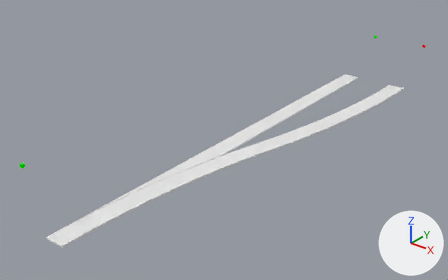
An edit to the Blender file railways3d/src/main/resources/Textures/blocks/dev-right-dev-green.blend, drawn before and after from the same camera.
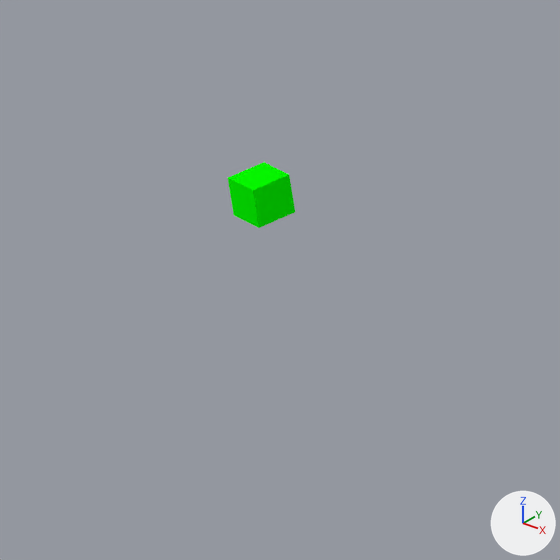
The first picture shows the older version from a 50 mm lens placed at (25.7, -16.7, 20.6), pointed at (0.3, 15.0, 0.9). The close-ups show both versions on the part from 0% to 11% of the width and 53% to 70% of the height of that picture; other places that the commit changed are outside them. Lighting does not change. The marker at lower right points along +X, +Y and +Z.

The first close-up shows 'Sem.002'.
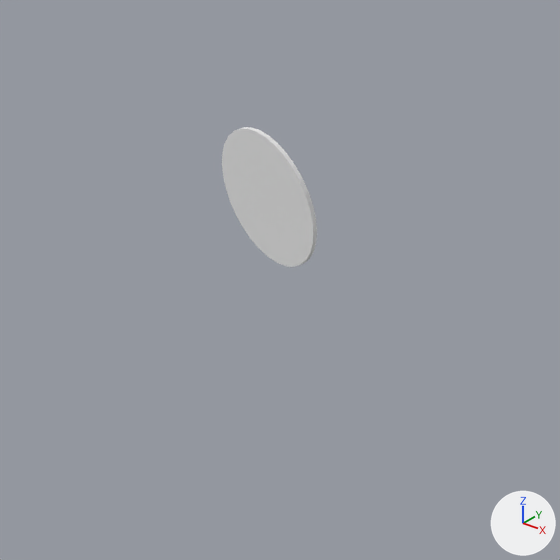
Where the change shows, as pixel boxes [x1, y1, x2, y2] in the close-ups (560 x 560 px):
'Semaphore.002', added
    after: [222, 127, 317, 267]
'Sem.002', deleted (green)
    before: [228, 162, 295, 228]

Patch to the scene script:
```diff
--- a/railways3d/src/main/resources/Textures/blocks/dev-right-dev-green.blend.py
+++ b/railways3d/src/main/resources/Textures/blocks/dev-right-dev-green.blend.py
@@ mat_material_002 @@
+mat_material_002 = diffuse_material('Material.002')
+mat_material_002.base_color = (0.8, 0.8, 0.8)  # white #e7e7e7
@@ me_semaphore_002 @@
+me_semaphore_002.from_pydata(...)  # a 32-sided cylinder along y spanning x -2.304..-1.604, y 0.0..0.02, z 3.95..4.65
+me_semaphore_002.materials.append(mat_material_002)  # its picture is missing
@@ ob_sem_002 @@
-ob_sem_002 = bpy.data.objects.new('Sem.002', me_sem_002)
-ob_sem_002.location = (0.0, 0.0, 0.0)
@@ ob_semaphore_002 @@
+ob_semaphore_002 = bpy.data.objects.new('Semaphore.002', me_semaphore_002)
+ob_semaphore_002.location = (0.0, 0.0, 0.0)
```
